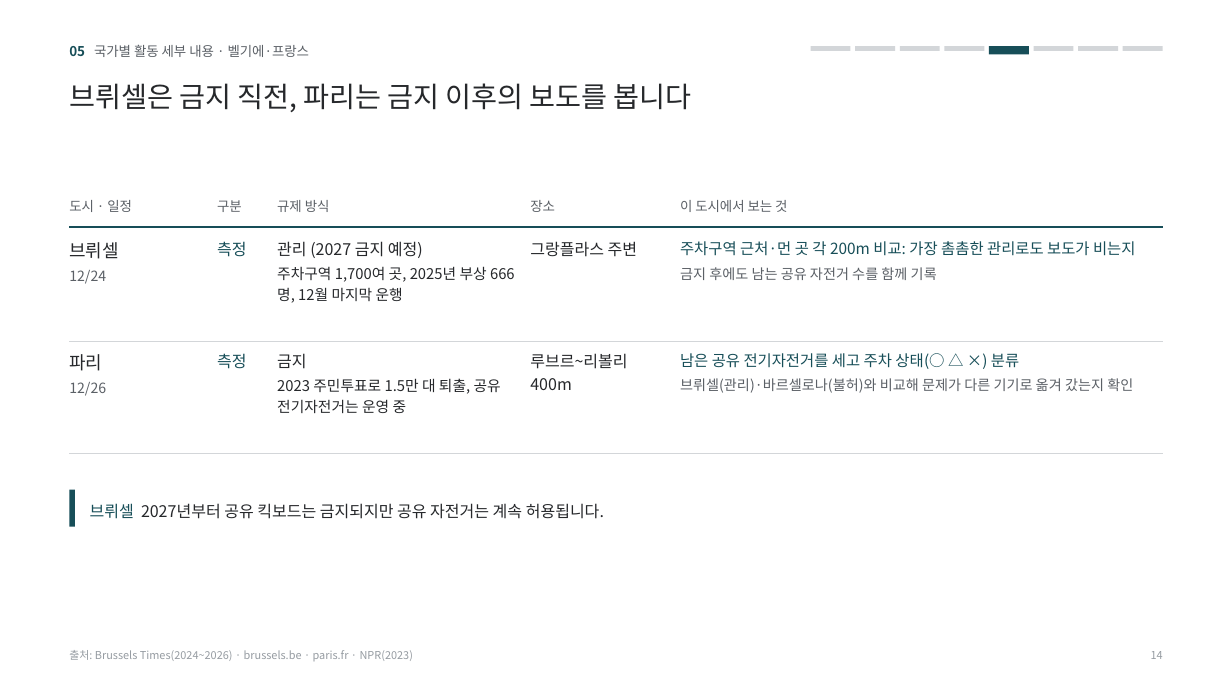
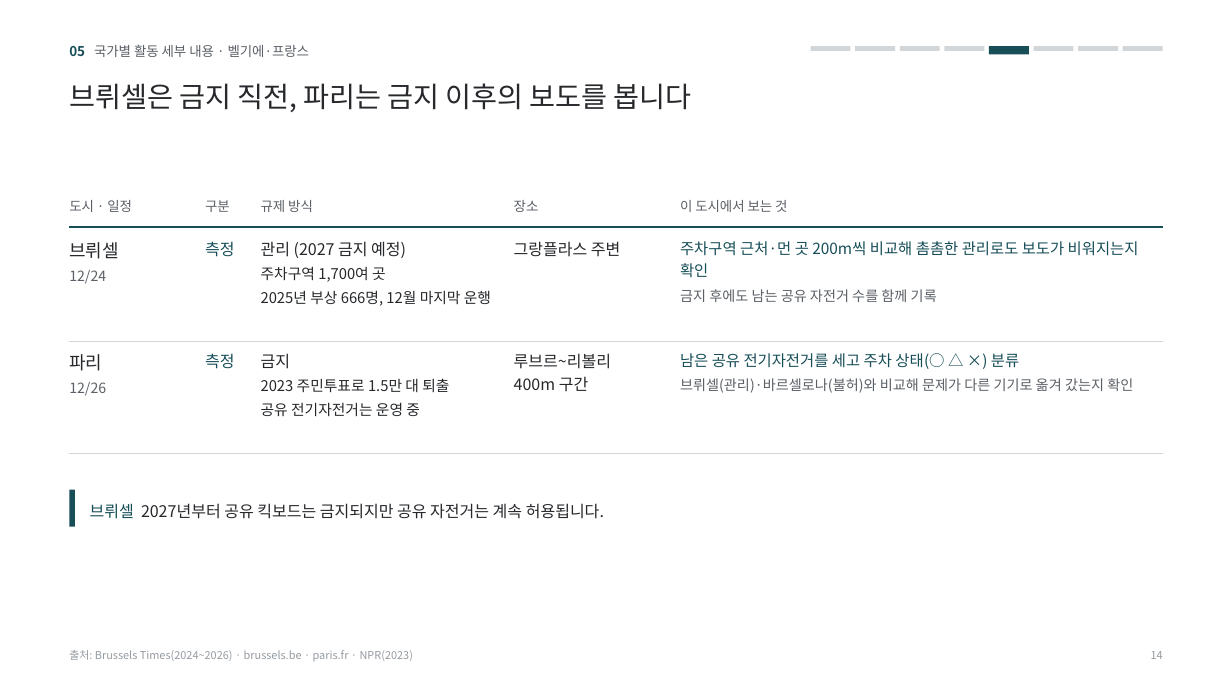
Before and after one commit to hyojoon62/Claude, a slide deck: slide 14 of 프로젝트계획서_별지_사실확인반영.pptx. Drawn at 1232x693 pixels with LibreOffice and Linux fonts; fonts in the diff are those of the drawing. Boxes give left, top, right and bottom in pixels: in the first picture for what was removed or moved away, otherwise in the second. Text is boxed around its words. In the diff, an @@ line names an element or a change of style, - is before the commit and + after.

```diff
--- a/프로젝트계획서_별지_사실확인반영.pptx
+++ b/프로젝트계획서_별지_사실확인반영.pptx
@@ text "구분": place and size @@
-text "구분" at [217, 200, 242, 212]
+text "구분" at [205, 200, 230, 212]
@@ text "장소": place and size @@
-text "장소" at [530, 200, 555, 212]
+text "장소" at [514, 200, 539, 212]
@@ text "측정": place and size @@
-text "측정" at [217, 241, 246, 257]
+text "측정" at [205, 241, 234, 257]
@@ text "그랑플라스 주변": place and size @@
-text "그랑플라스 주변" at [530, 241, 638, 257]
+text "그랑플라스 주변" at [514, 241, 621, 257]
@@ text at [261, 266, 491, 306]: text changed @@
-주차구역 1,700여 곳, 2025년 부상 666명, 12월 마지막 운행
+주차구역 1,700여 곳
+2025년 부상 666명, 12월 마지막 운행
@@ text at [680, 241, 1139, 277]: text changed @@
-주차구역 근처·먼 곳 각 200m 비교: 가장 촘촘한 관리로도 보도가 비는지
+주차구역 근처·먼 곳 200m씩 비교해 촘촘한 관리로도 보도가 비워지는지 확인
@@ text "측정": place and size @@
-text "측정" at [217, 353, 246, 369]
+text "측정" at [205, 353, 234, 369]
@@ 3 texts: place and size @@
-3 texts at [277, 200, 501, 413]
+3 texts at [261, 200, 491, 416]
@@ text at [514, 353, 611, 392]: text changed @@
-루브르~리볼리 400m
+루브르~리볼리
+400m 구간
@@ text at [261, 378, 449, 416]: text changed @@
-2023 주민투표로 1.5만 대 퇴출, 공유 전기자전거는 운영 중
+2023 주민투표로 1.5만 대 퇴출
+공유 전기자전거는 운영 중
```
Also in this commit, not shown: 7 other slides changed, 3 other files.
